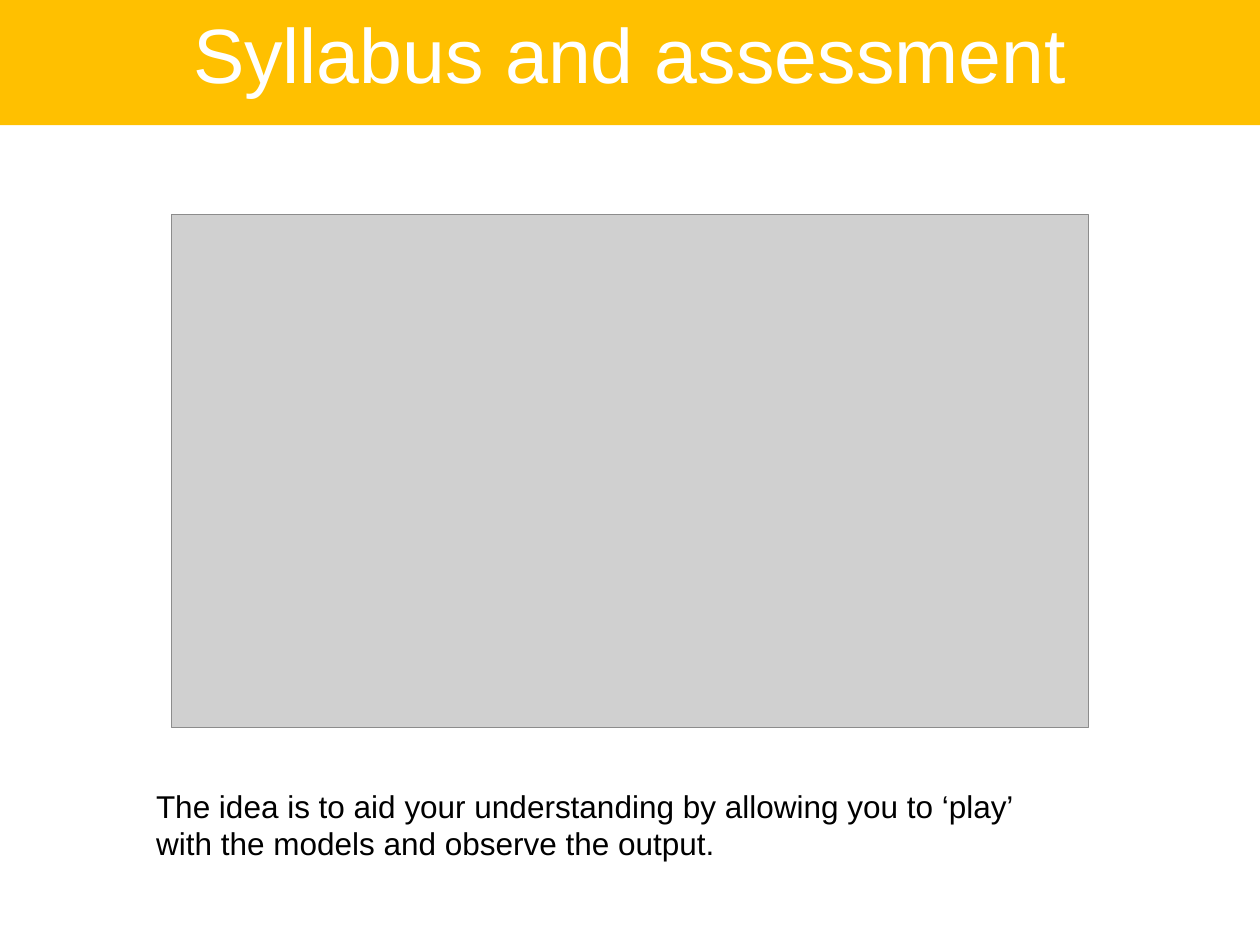
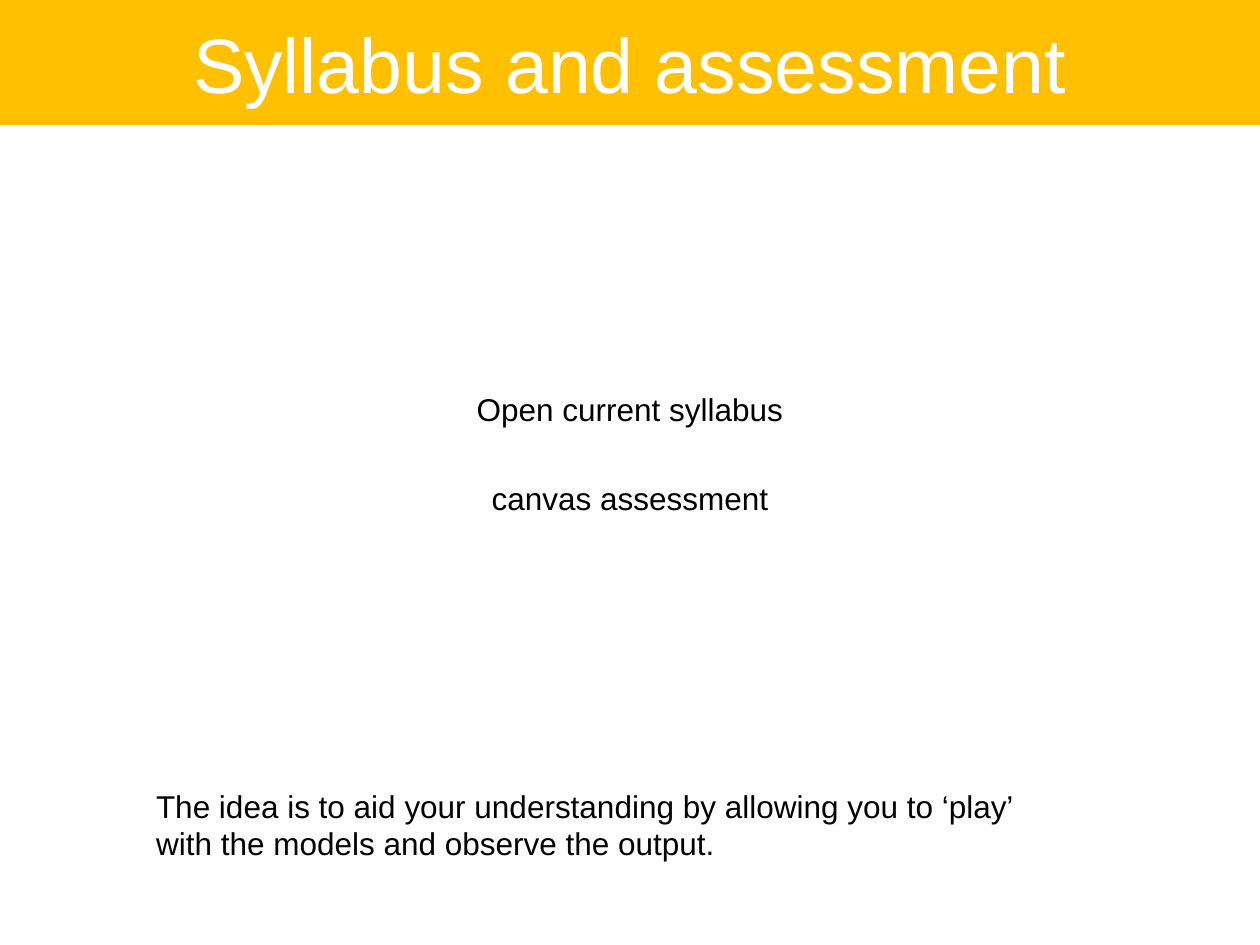
Before and after one commit to UoM-maul1609/paul.connolly.webpages, a slide deck: slide 4 of teaching/eart60071/materials/eart60071_lecture1_asynchronous.ppt (slide 5 before the commit). Drawn at 1260x945 pixels with LibreOffice and Linux fonts; fonts in the diff are those of the drawing; grey boxes stand for pictures. Boxes give left, top, right and bottom in pixels: in the first picture for what was removed or moved away, otherwise in the second. Text is boxed around its words. In the diff, an @@ line names an element or a change of style, - is before the commit and + after.

```diff
--- a/teaching/eart60071/materials/eart60071_lecture1_asynchronous.ppt
+++ b/teaching/eart60071/materials/eart60071_lecture1_asynchronous.ppt
@@ title "Syllabus and assessment" at [0,0,1260,125]: vertical alignment top to middle; rectangle to title @@
@@ picture removed at [171,214,1089,727] @@
@@ text added at [477,398,783,427], 18 pt, text #000000 @@
+Open current syllabus
@@ text added at [492,489,768,511], 18 pt, text #000000 @@
+canvas assessment
```
Also in this commit, not shown: 5 other slides changed, 1 slide added, 2 slides removed, 1 other file.
